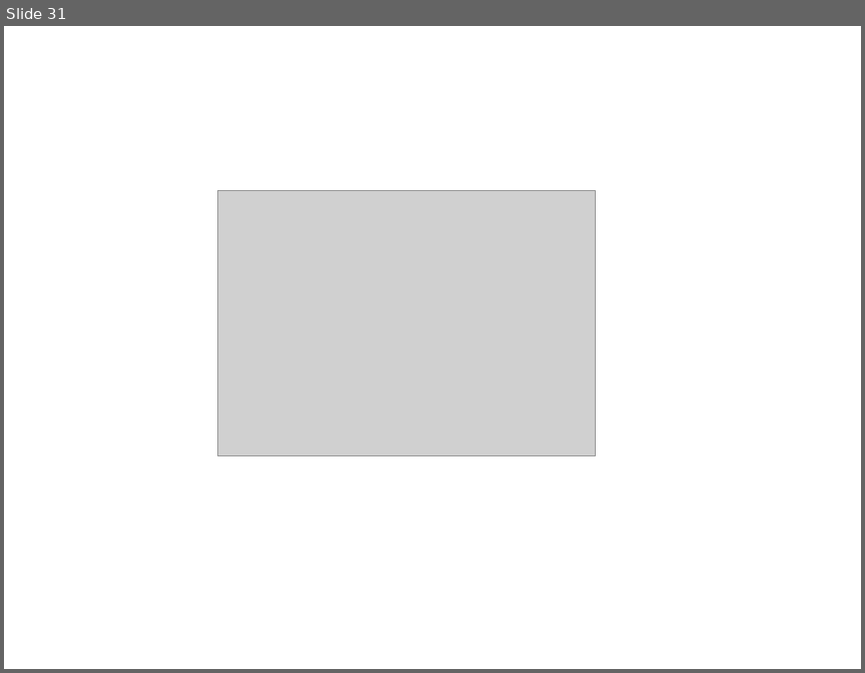
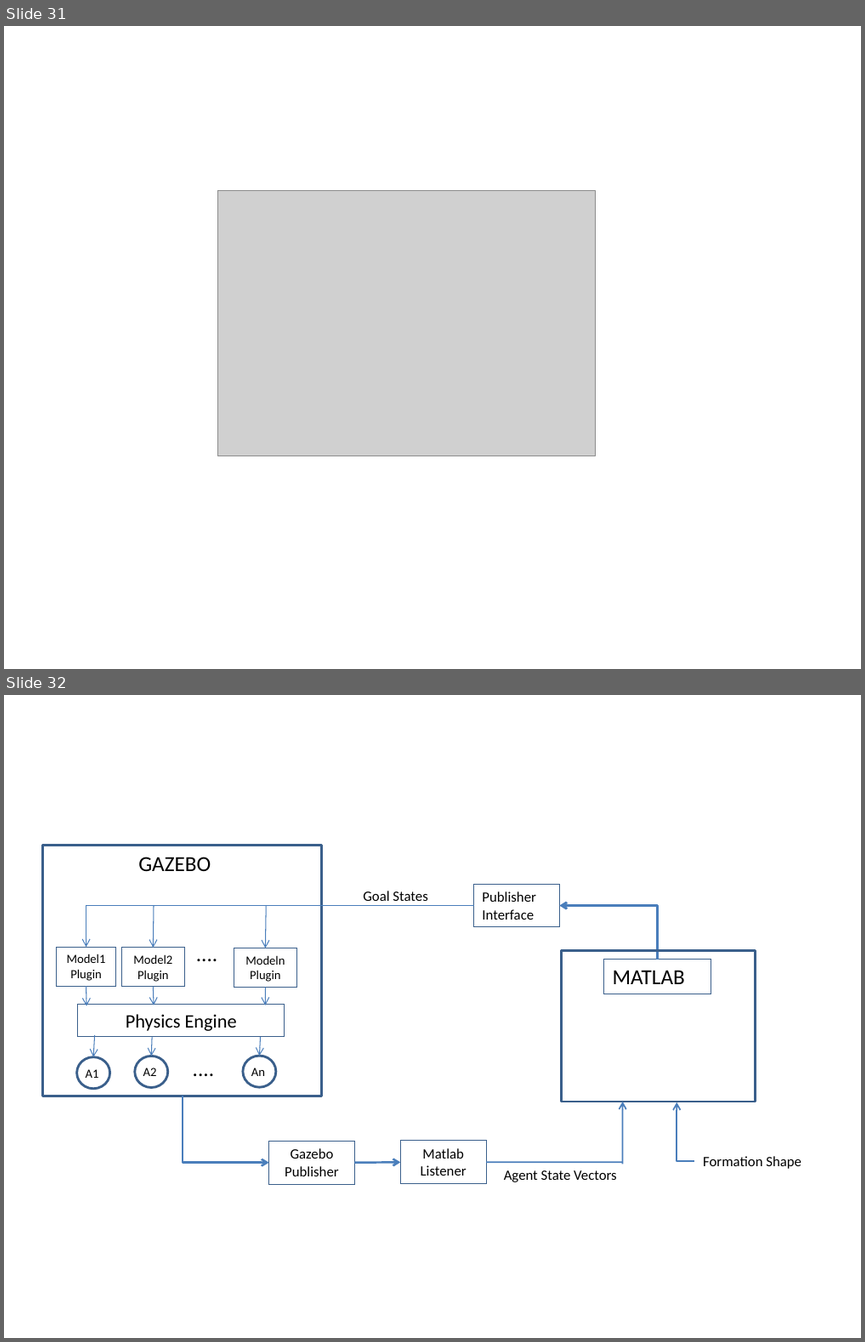
Before and after one commit to kadir4172/formation_control, a slide deck: Tez Çizimleri.pptx. Shown one above the other, each under a label of ours: slide 31 before the commit, slides 31 and 32 after it. The pictures are 865x673 and 865x1342 pixels, drawn with LibreOffice and Linux fonts; fonts in the diff are those of the drawing; grey boxes stand for pictures. Boxes give left, top, right and bottom in pixels: in the first picture for what was removed or moved away, otherwise in the second. Text is boxed around its words. In the diff, an @@ line names an element or a change of style, - is before the commit and + after.

```diff
--- a/Tez Çizimleri.pptx
+++ b/Tez Çizimleri.pptx
@@ slide 32 added at bbox=[4, 695, 861, 1338], background #FFFFFF @@
@@ group added at bbox=[42, 845, 801, 1184]: 10 rectangles, 10 arrows, 9 texts, 4 elbow arrows, 3 ellipses, 1 line @@
+MATLAB
+GAZEBO
+Model1
+Plugin
+Model2
+Plugin
+Modeln
+Plugin
+....
+Publisher Interface
+Goal States
+Physics Engine
+A1
+A2
+An
+....
+Gazebo Publisher
+Matlab Listener
+Formation Shape
+Agent State Vectors
```
Also in this commit, not shown: 1 other slide added, 13 other files.
